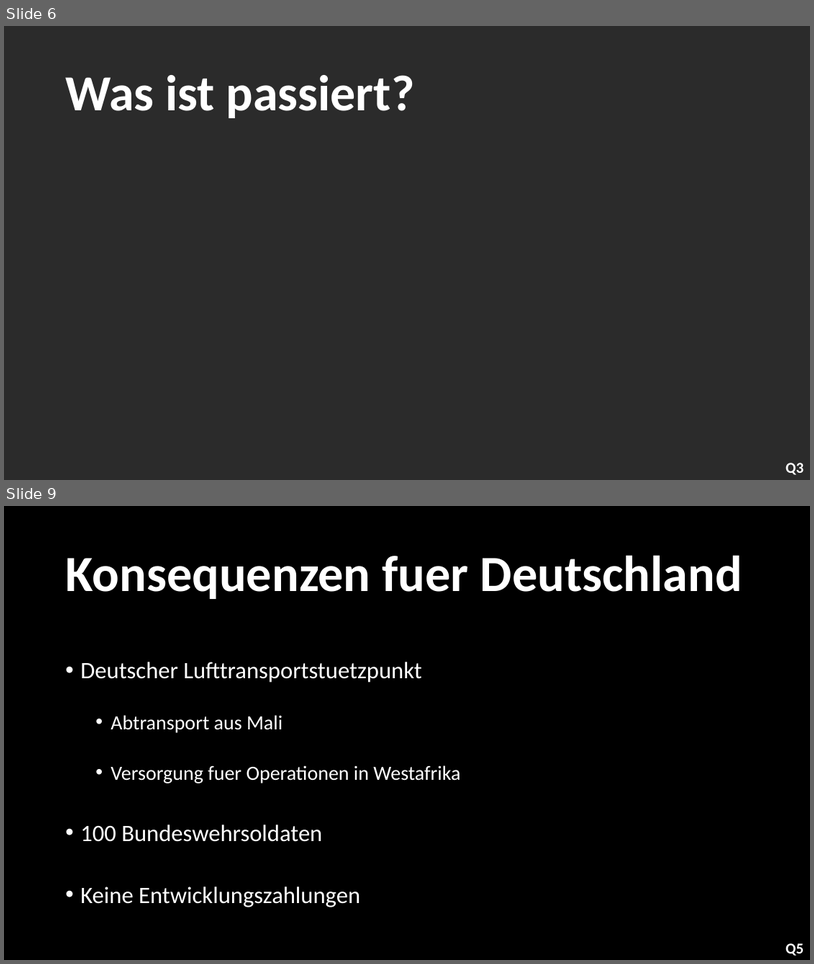
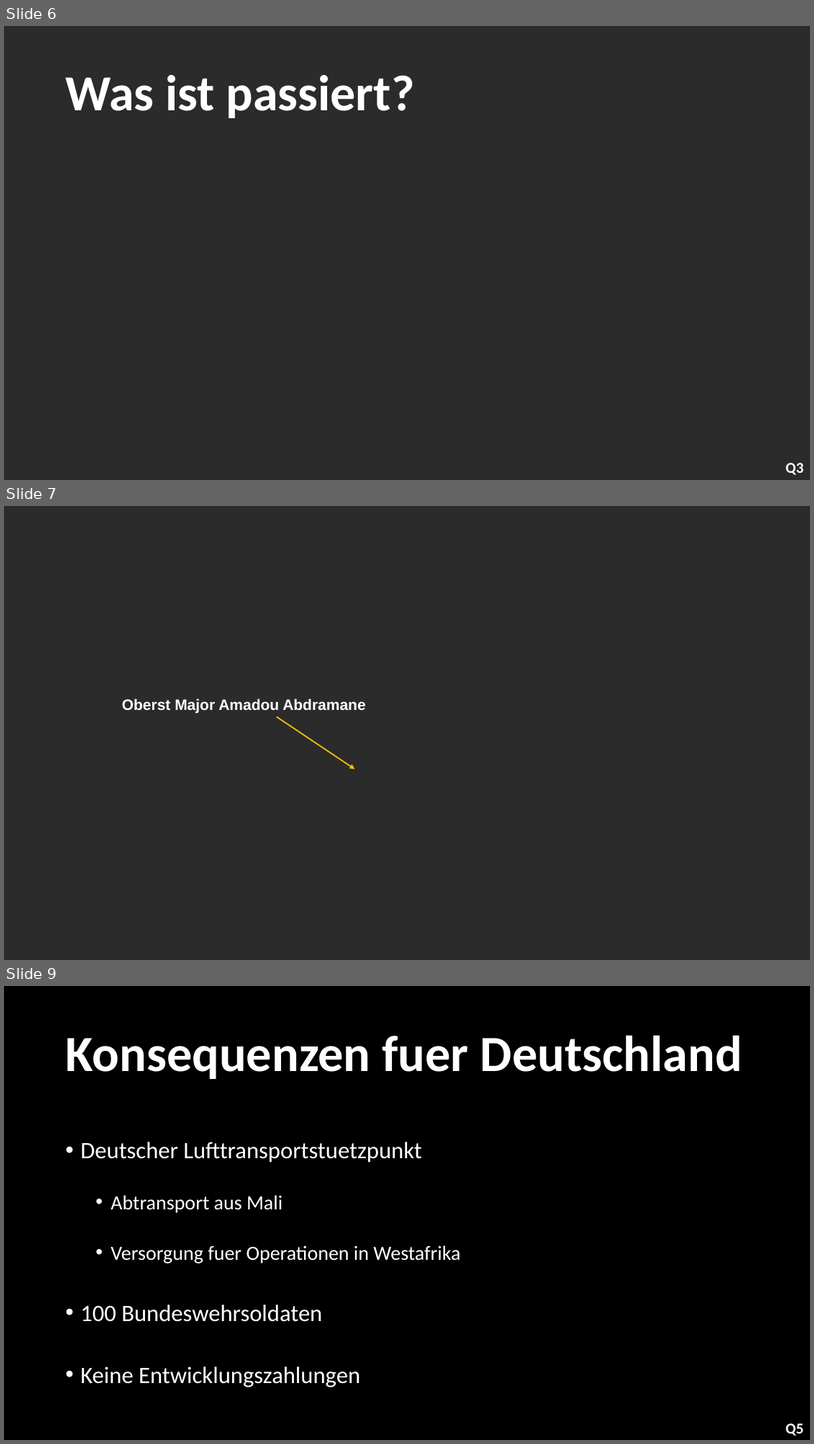
Before and after one commit to AH1M1-Org/School, a slide deck: Gesellschaftslehre/001_Gesellschaftlehre_Wochenbericht.pptx. Shown one above the other, each under a label of ours: slides 6 and 9 before the commit, slides 6, 7 and 9 after it; the slides between them are not shown. The pictures are 814x964 and 814x1444 pixels, drawn with LibreOffice and Linux fonts; fonts in the diff are those of the drawing; grey boxes stand for pictures; background and template pictures are left out; a plain dark background stands for a picture behind light text. Boxes give left, top, right and bottom in pixels: in the first picture for what was removed or moved away, otherwise in the second. Text is boxed around its words. In the diff, an @@ line names an element or a change of style, - is before the commit and + after.

```diff
--- a/Gesellschaftslehre/001_Gesellschaftlehre_Wochenbericht.pptx
+++ b/Gesellschaftslehre/001_Gesellschaftlehre_Wochenbericht.pptx
@@ slide 7 added at (x1=4, y1=506, x2=810, y2=960), background picture (left out) @@
@@ text added at (x1=122, y1=698, x2=365, y2=713), 18 pt, text #FFFFFF, bold @@
+Oberst Major Amadou Abdramane
@@ arrow added from (277, 716) to (355, 769), #FFC000 1.5 pt @@
```
Also in this commit, not shown: 1 slide changed, 1 slide removed, 1 other file.
